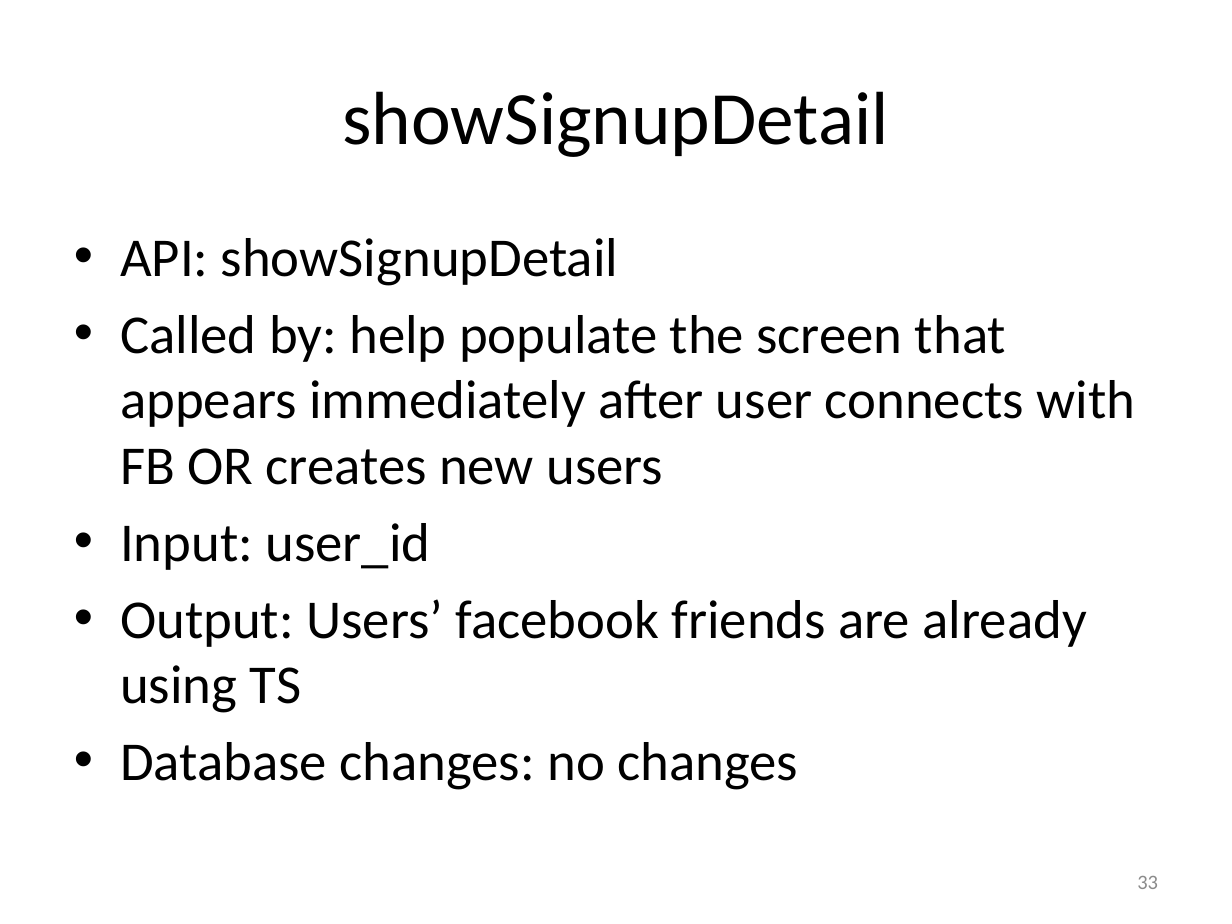
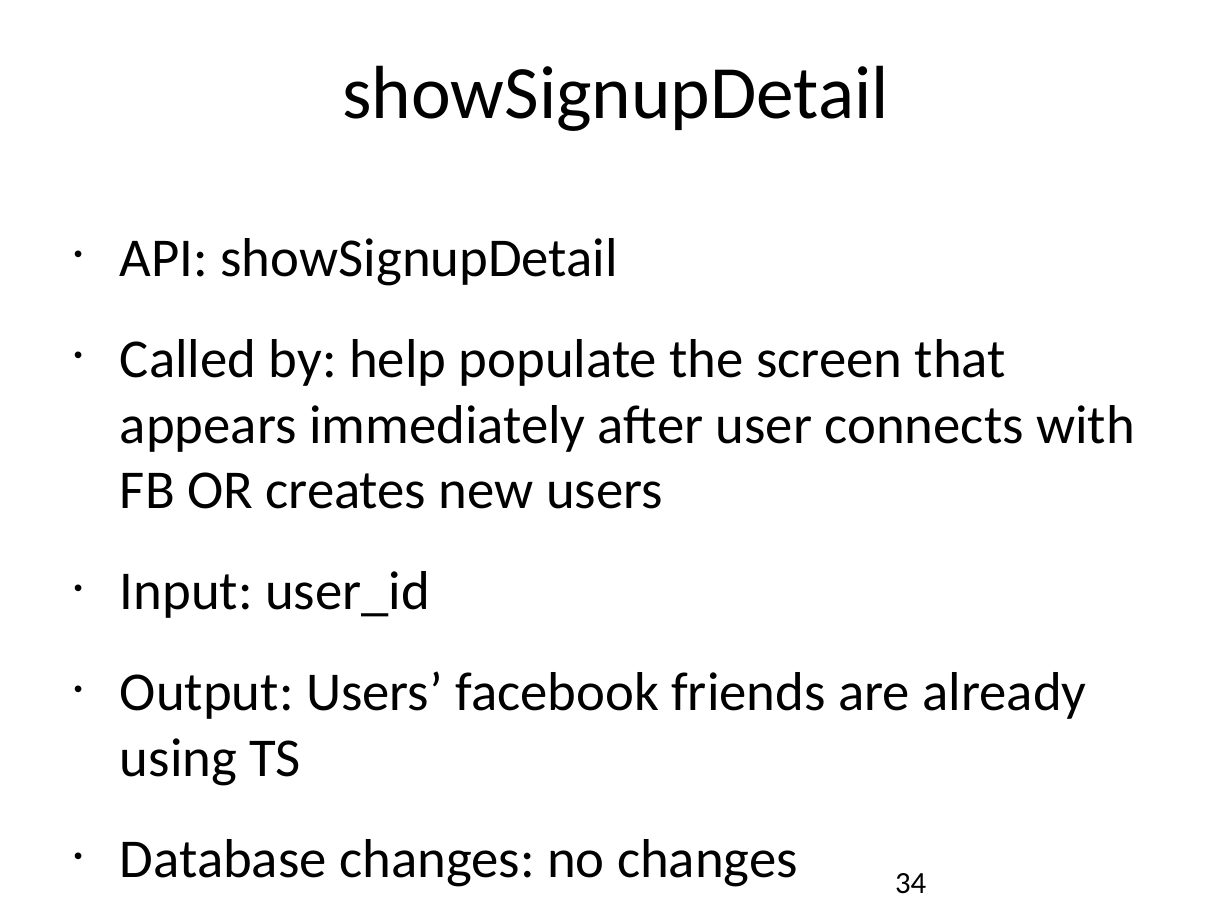
Before and after one commit to catalonia/mob, a slide deck: slide 34 of ws/WS Design Docs/API_Listing.pptx (slide 33 before the commit). Drawn at 1232x924 pixels with LibreOffice and Linux fonts; fonts in the diff are those of the drawing. Boxes give left, top, right and bottom in pixels: in the first picture for what was removed or moved away, otherwise in the second. Text is boxed around its words. In the diff, an @@ line names an element or a change of style, - is before the commit and + after.

```diff
--- a/ws/WS Design Docs/API_Listing.pptx
+++ b/ws/WS Design Docs/API_Listing.pptx
@@ title "showSignupDetail" at [342,65,888,131]: vertical alignment middle to top @@
@@ text "API: showSignupDetail" at [120,238,1135,887]: indent changed; more space between paragraphs @@
@@ page number at [895,873,926,894]: vertical alignment middle to top @@
@@ page number at [895,873,926,894]: text changed; size 12 to 18 pt; text colour #8C8C8C to #000000 @@
-33
+34
```
Also in this commit, not shown: 38 other slides changed, 2 slides added, 20 other files.
